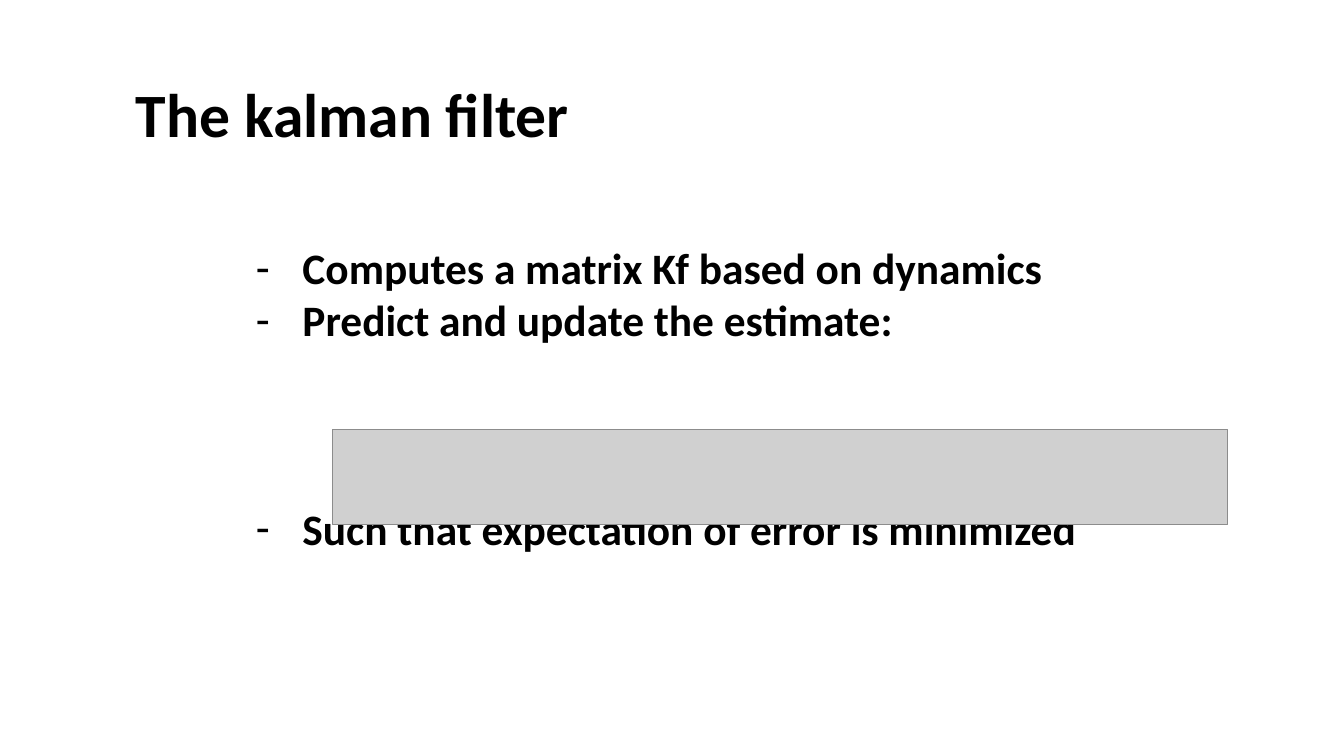
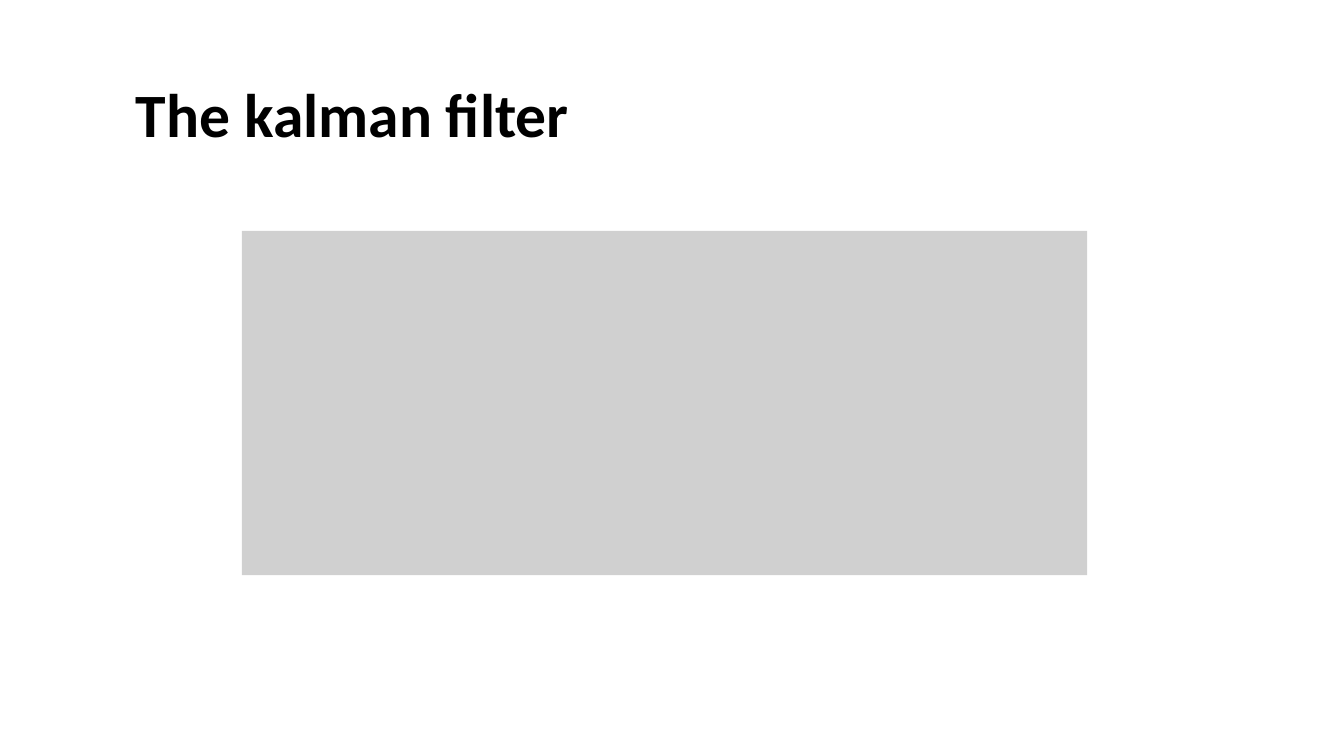
Before and after one commit to UOMDSS/workshops-2022-2023, a slide deck: slide 17 of semester-1/Week-4-Kalman-Filtering-Inverted-Pendulum/state space models and filtering.pptx (slide 19 before the commit). Drawn at 1344x756 pixels with LibreOffice and Linux fonts; fonts in the diff are those of the drawing; grey boxes stand for pictures; background and template pictures are left out. Boxes give left, top, right and bottom in pixels: in the first picture for what was removed or moved away, otherwise in the second. Text is boxed around its words. In the diff, an @@ line names an element or a change of style, - is before the commit and + after.

```diff
--- a/semester-1/Week-4-Kalman-Filtering-Inverted-Pendulum/state space models and filtering.pptx
+++ b/semester-1/Week-4-Kalman-Filtering-Inverted-Pendulum/state space models and filtering.pptx
@@ picture added at [242,231,1087,576] @@
@@ text removed at [302,253,1075,556] @@
-– Computes a matrix Kf based on dynamics
-– Predict and update the estimate:
-– Such that expectation of error is minimized
@@ picture removed at [333,430,1228,525] @@
```
Also in this commit, not shown: 8 other slides changed, 1 slide added, 3 slides removed, 1 other file.
